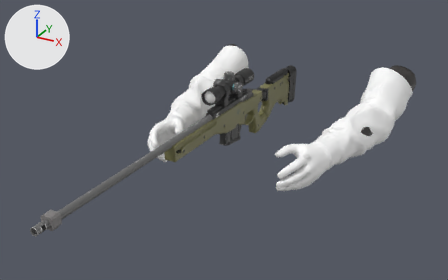
The FBX model Assets/ArmsWeapons/AWM/Yasmim1PessoaAWM.fbx as it was, and as the next commit left it.
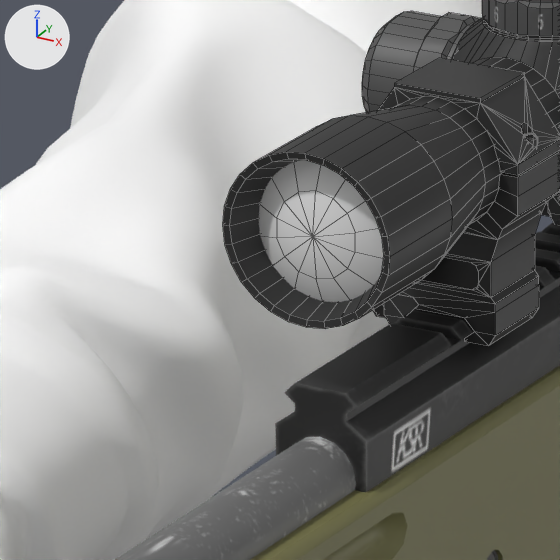
Each version is shown whole from a 50 mm camera at (1.097, -2.49, 1.067) aimed at (-0.006, -0.484, 0.064), then close up on the part from 41% to 51% of the width and 28% to 45% of the height. The axes (+X, +Y, +Z) are drawn at upper left. The lights are the same throughout. The close-ups show mesh edges as thin lines. Where no turn or scale is listed for an object, it has been applied to the vertices. Vertices at the same position are counted once.

The first close-up shows 'AWM', 'LenteFrontalAWM', 'ScowpAWM', 'armmesh'.
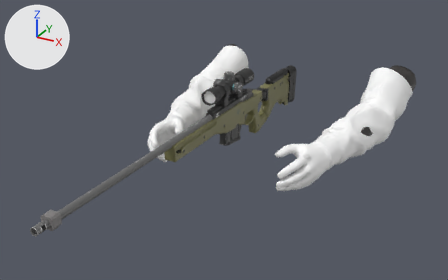
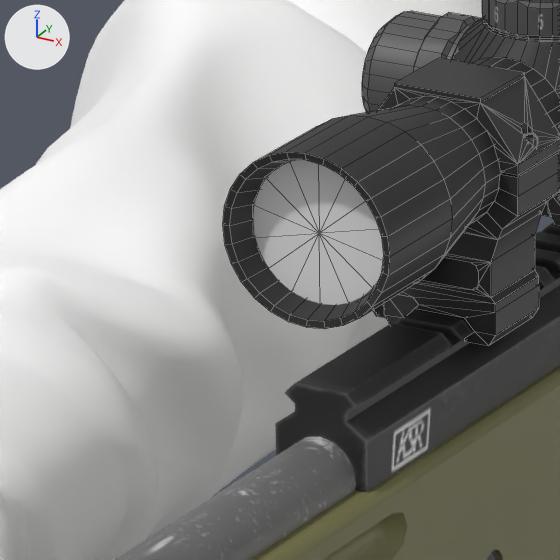
What differs and where, as boxes [x1, y1, x2, y2] in the close-ups (560 x 560 px):
'LenteFrontalAWM', reshaped: before [259, 160, 384, 302]; after [253, 160, 384, 305]

The change, as a list of edits to the scene's bpy script:
```text
Change me_lentefrontalawm:
    used by ob_lentefrontalawm; location = (-0.094, -0.2826, 0.1517)
    remove me_lentefrontalawm.from_pydata(...)  # 29 vertices, 28 faces; spans x -0.0276..0.0258, y -0.1648..-0.1573, z 0.0373..0.092
    add me_lentefrontalawm.from_pydata(...)  # 15 vertices, 14 faces; spans x -0.0276..0.0258, y -0.1603, z 0.0373..0.092
    me_lentefrontalawm part 1: the whole mesh is rebuilt
```
